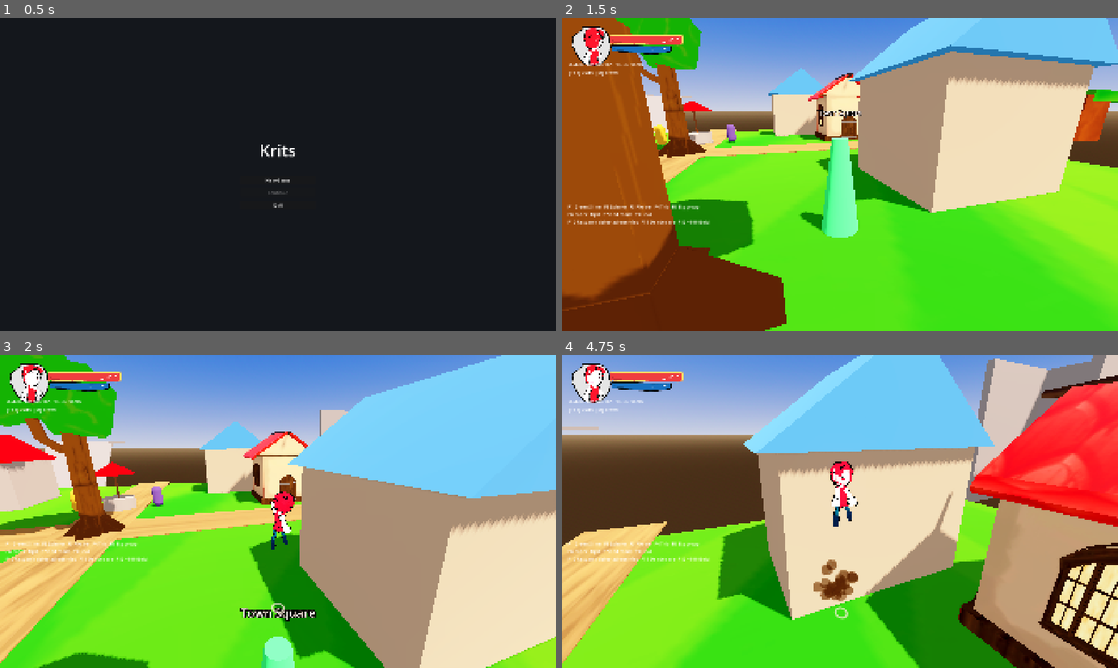
Above: before the commit, frames 1-4 (two rows, left to right).
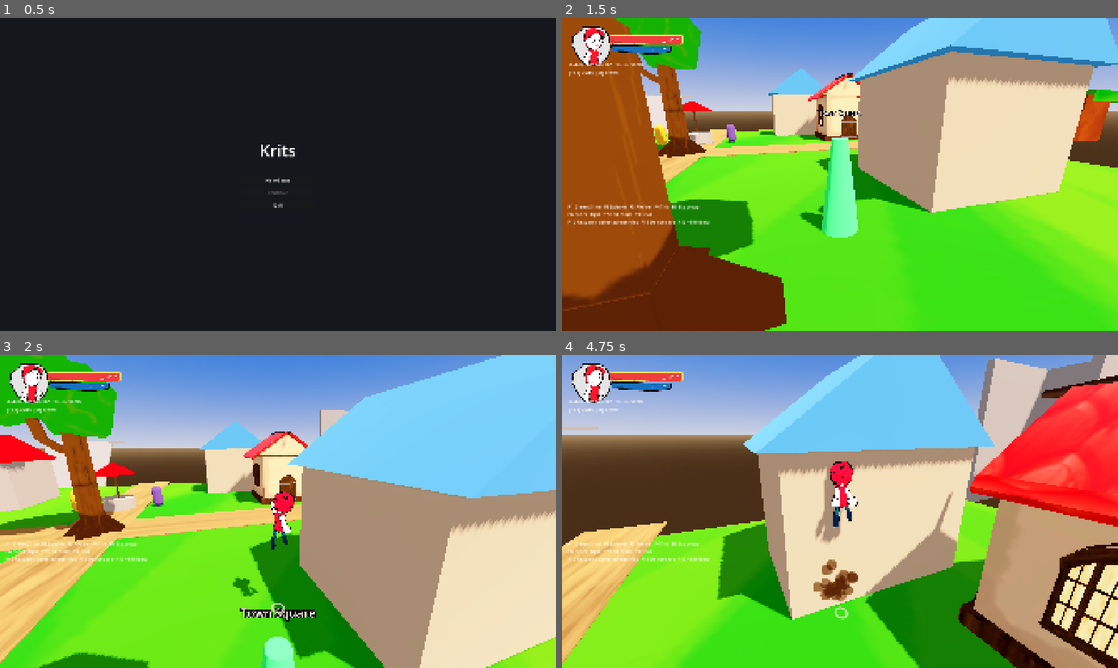
Above: after the commit, the same moments.

Repository: doggoanim/Krits
Game: Godot game, scene res://ui/main_menu.tscn
Two runs of this game, one before a commit and one after it. Both use one fixed random seed, a clock stepped at 60 frames per second and the inputs below.
Inputs (mouse positions are in pixels of both pictures, inside the frame that each line leads up to):
- Up to frame 1 (0.5 s): no input
- Up to frame 2 (1.5 s): click "New Game" at 0.5 s; tap Enter at 1.25 s; move the mouse to (867, 174) at 1.27 s; hold W (move_forward) from 1.28 s (still down); hold Ctrl (crouch_pound) from 1.28 s (still down); click (867, 174) at 1.42 s
- Up to frame 3 (2 s): keep holding W (move_forward); keep holding Ctrl (crouch_pound); tap Space (jump) at 1.52 s
- Up to frame 4 (4.75 s): keep holding W (move_forward); move the mouse to (812, 511) at 2.02 s; release Ctrl (crouch_pound) at 2.03 s; tap E (interact) at 2.1 s; tap Space (jump) at 2.27, 3.77, 4.52 s; move the mouse to (851, 505) at 2.77 s; hold Shift (roll_dive) 2.78-3.53 s; move the mouse to (834, 517) at 3.52 s; tap Delete at 3.6 s; click (834, 517) at 3.67 s; move the mouse to (878, 514) at 4.27 s; hold Ctrl (crouch_pound) from 4.28 s (still down)

Frame 1 is identical in both runs. In frame 2, 0.1% of the frame differs, in the area x 4-47%, y 4-63%; in frame 3, 0.2%; in frame 4, 0.6%, in the area x 4-52%, y 4-60%.

Commit message:
Fix toon shader clipping/missing-shadow by going alpha-scissor instead of blended
Every texture this shader is actually used with (character skins, world
props) is fully opaque, but writing straight to ALPHA still classified
the material as blended-transparent. That has two visible costs: a
rigged character is ~11 separate skinned MeshInstance3Ds at roughly the
same camera distance, so the transparent queue's per-object (not
per-pixel) sort between them flips as the camera/pose moves and reads
as parts clipping/popping through each other; and transparent materials
don't get the same depth-prepass/shadow treatment as opaque ones.

Switched to ALPHA_SCISSOR_THRESHOLD (default 0, never discards) instead
of blending — puts the material back in the opaque pipeline (correct
shadows, no sort-order flicker) while still allowing a hard cutout
later if a texture ever needs one. depth_draw_opaque is no longer
needed since the material isn't transparent anymore, so it's removed.

Co-Authored-By: Claude Sonnet 5 <noreply@anthropic.com>
Claude-Session: https://claude.ai/code/session_01TYpdm1jACUqsWG6yyTxbgm

Diff:
--- a/shading/toon.gdshader
+++ b/shading/toon.gdshader
@@ -1,5 +1,4 @@
 shader_type spatial;
-render_mode depth_draw_opaque;
 // Project-wide cel/toon shader. The reason this exists instead of just using
 // the built-in `diffuse_toon` render mode (still used by a few one-off
 // materials elsewhere, e.g. the water shader): that mode only bands the
@@ -10,13 +9,23 @@
 // exactly the same hard/soft treatment as the lit/dark band, because both
 // come from thresholding the same `lit` value below.
 //
-// depth_draw_opaque: writing to ALPHA below (even though it's normally 1.0)
-// makes Godot treat this as a transparent material by default, which skips
-// writing to the depth buffer — that breaks CelOutline's inverted-hull
-// outline technique, since the real mesh then fails to occlude the black
-// outline shell behind it and the whole character renders as a solid black
-// silhouette instead of a thin rim. This render mode forces normal depth
-// writing regardless of the alpha value, restoring correct occlusion.
+// Alpha handling: every texture this shader is actually used with
+// (character skins, world props) is fully opaque — there's no cutout art
+// anywhere yet. Writing straight to ALPHA regardless still makes Godot
+// classify the material as a *blended* transparent material, which has a
+// cascade of side effects this project doesn't want: no depth-prepass
+// contribution, no reliable shadow receiving, and — since a rigged
+// character here is ~11 separate skinned MeshInstance3Ds (torso, each
+// limb, hair, head, ...) all roughly the same distance from the camera —
+// the transparent queue's per-*object* (not per-pixel) back-to-front sort
+// between them, which flips as the camera/pose moves, which read as the
+// model "clipping"/popping as parts swap draw order. ALPHA_SCISSOR_THRESHOLD
+// below sidesteps all of that: it puts the material back in the opaque/
+// depth-prepass pipeline (correct shadows, no sort-order flicker) while
+// still supporting a hard cutout if `alpha_scissor_threshold` is ever
+// raised above 0 for something that actually needs one (a leaf card, say) —
+// default 0 never discards, which is correct for every opaque texture in
+// the project today.
 //
 // Usage: duplicate shading/toon_material.tres (or make a fresh
 // ShaderMaterial pointed at this shader) and assign it as a mesh surface's
@@ -32,6 +41,7 @@
 uniform sampler2D albedo_texture : source_color;
 uniform vec4 albedo_color : source_color = vec4(1.0, 1.0, 1.0, 1.0);
 uniform bool use_vertex_color = false;   // multiply in the mesh's own vertex colors, matching BaseMaterial3D.vertex_color_use_as_albedo
+uniform float alpha_scissor_threshold : hint_range(0.0, 1.0) = 0.0;   // 0 = opaque, never discards; raise it only for an actual cutout texture
 
 uniform float shadow_threshold : hint_range(0.0, 1.0) = 0.5;   // where the lit/shadow band flips
 uniform float shadow_softness : hint_range(0.0, 0.5) = 0.05;   // width of that edge; 0 = razor-sharp
@@ -53,6 +63,7 @@
 	}
 	ALBEDO = tex.rgb * color;
 	ALPHA = tex.a * albedo_color.a;
+	ALPHA_SCISSOR_THRESHOLD = alpha_scissor_threshold;
 
 	if (rim_strength > 0.0) {
 		float rim = pow(1.0 - clamp(dot(NORMAL, VIEW), 0.0, 1.0), max(rim_power, 0.001));
